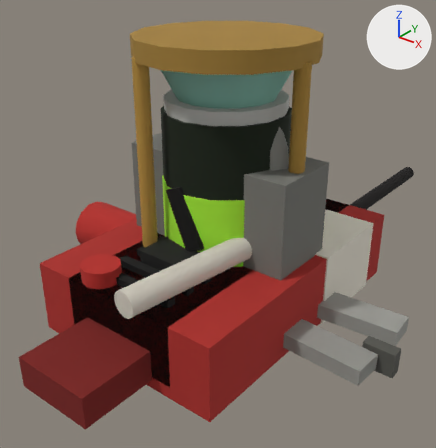
The glTF model assets/models/items.glb: old version first, new version second.
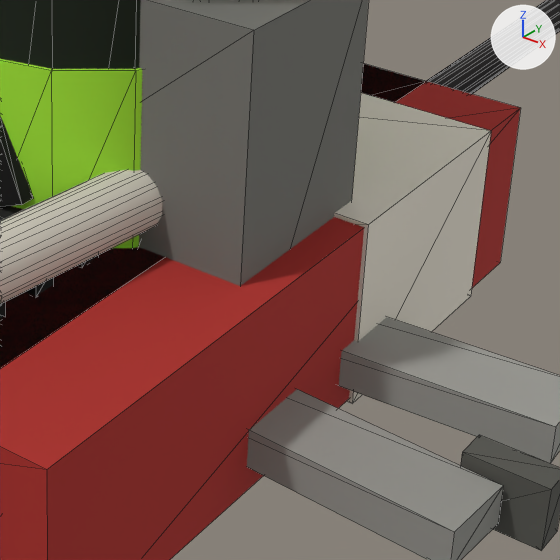
Old and new are each drawn whole from a 50 mm camera at (0.556, -0.715, 0.583) aimed at (-0.041, 0.031, 0.12) and again close up on the part from 44% to 92% of the width and 39% to 85% of the height. The axes (+X, +Y, +Z) are drawn at upper right. The lights are the same throughout. The older version's two pictures come first. The close-ups show mesh edges as thin lines.

Names of what the first close-up shows: 'EJECT', 'ENERGY', 'RADIO', 'SMOKE', 'WARD'.
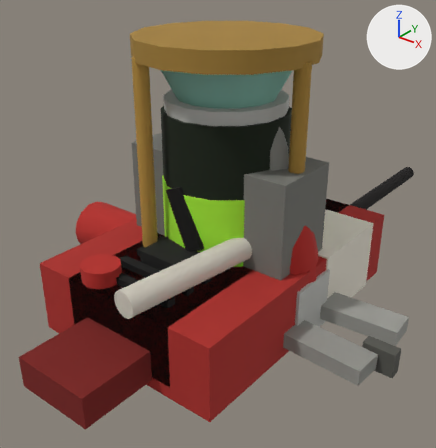
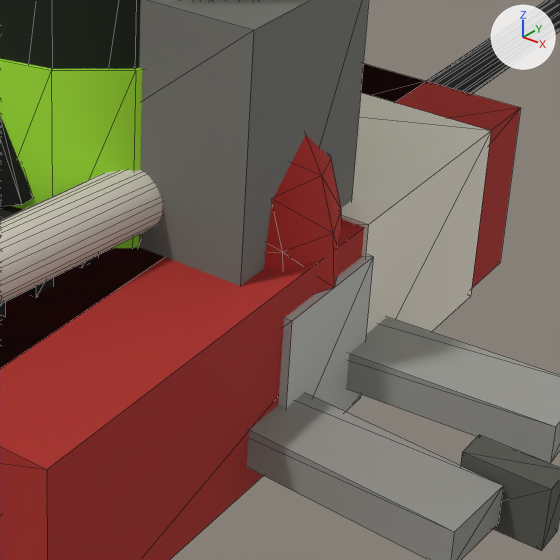
The edits, one by one:
Mesh me_mesh_7 is new.
It has 169 vertices, 280 faces and spans x -0.175..0.175, y -0.045..0.045, z 0.0..0.275.
It uses material mat_material_0.
Object 'MAGNET' (ob_magnet) is new; it shows me_mesh_7.
Its location is (0.0, 0.0, 0.0).

What differs and where, as boxes [x1, y1, x2, y2] in the close-ups (560 x 560 px):
'MAGNET', added
    after: [264, 135, 373, 411]
